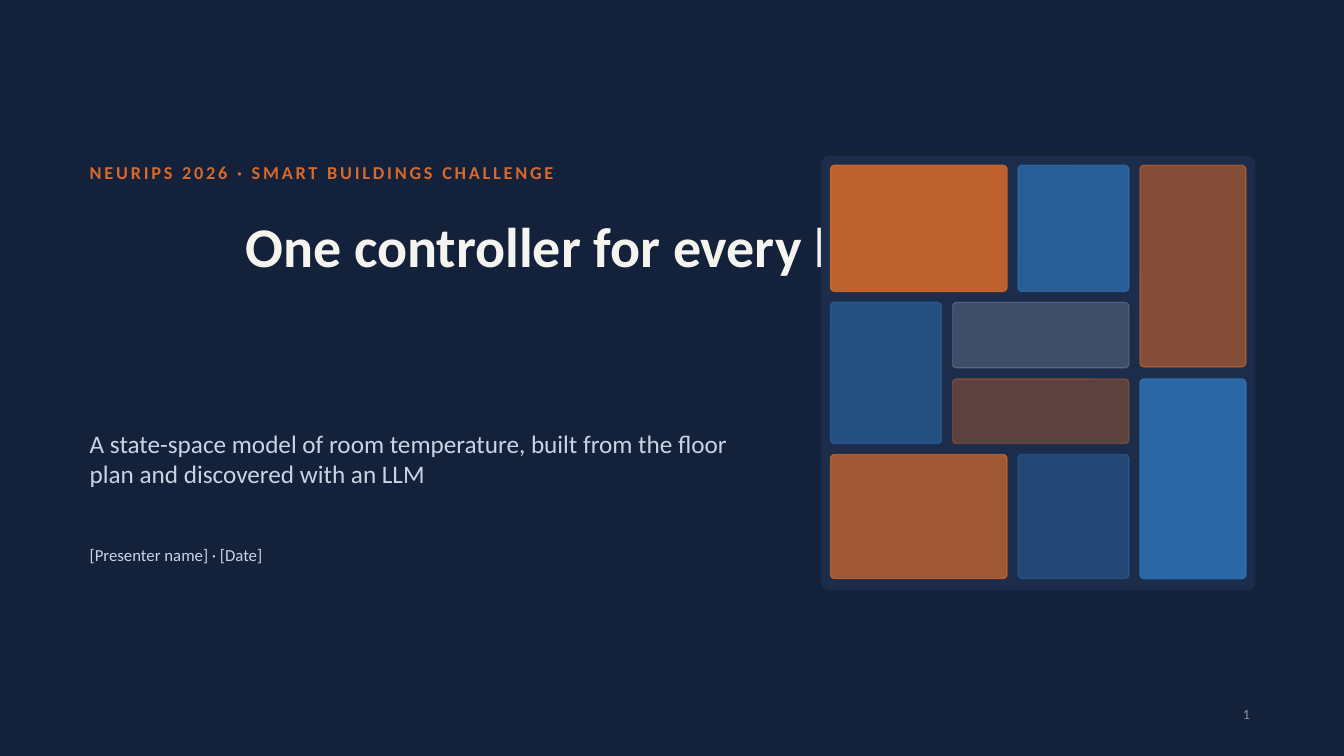
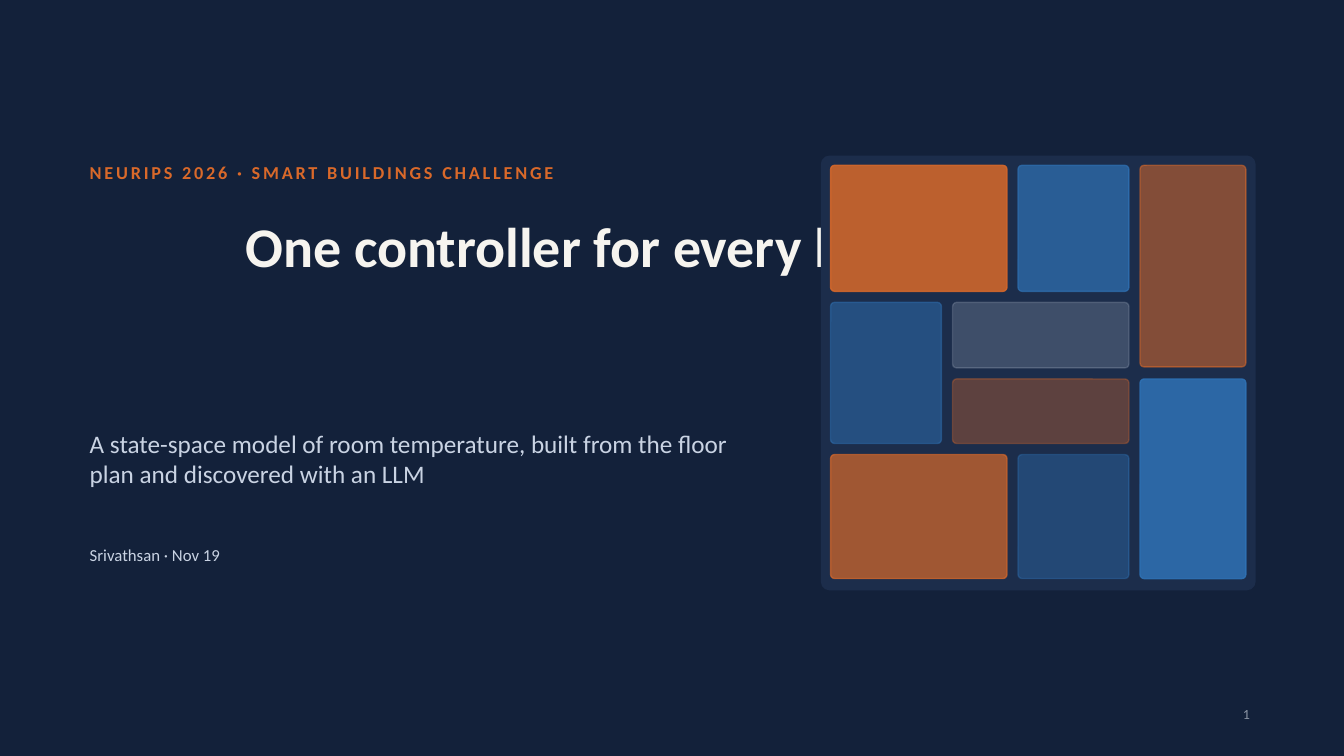
Before and after one commit to srivathsanb14/working-code, a slide deck: slide 1 of docs/One_Controller_for_Every_Building.pptx. Drawn at 1344x756 pixels with LibreOffice and Linux fonts; fonts in the diff are those of the drawing. Boxes give left, top, right and bottom in pixels: in the first picture for what was removed or moved away, otherwise in the second. Text is boxed around its words. In the diff, an @@ line names an element or a change of style, - is before the commit and + after.

```diff
--- a/docs/One_Controller_for_Every_Building.pptx
+++ b/docs/One_Controller_for_Every_Building.pptx
@@ text at (x1=90, y1=549, x2=220, y2=561): text changed @@
-[Presenter name] · [Date]
+Srivathsan · Nov 19
```
